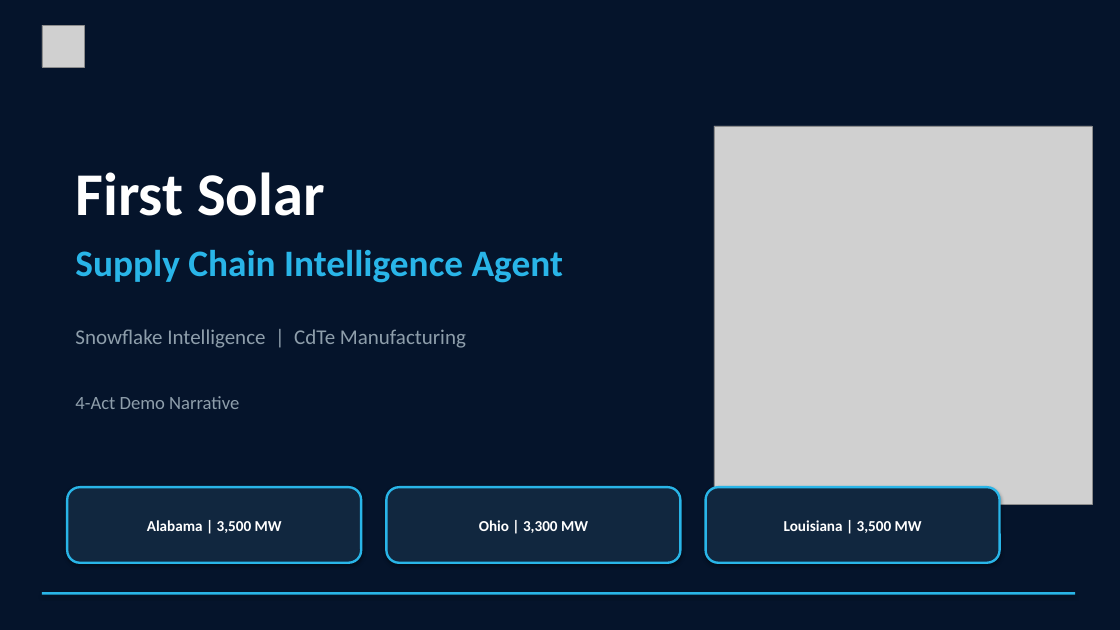
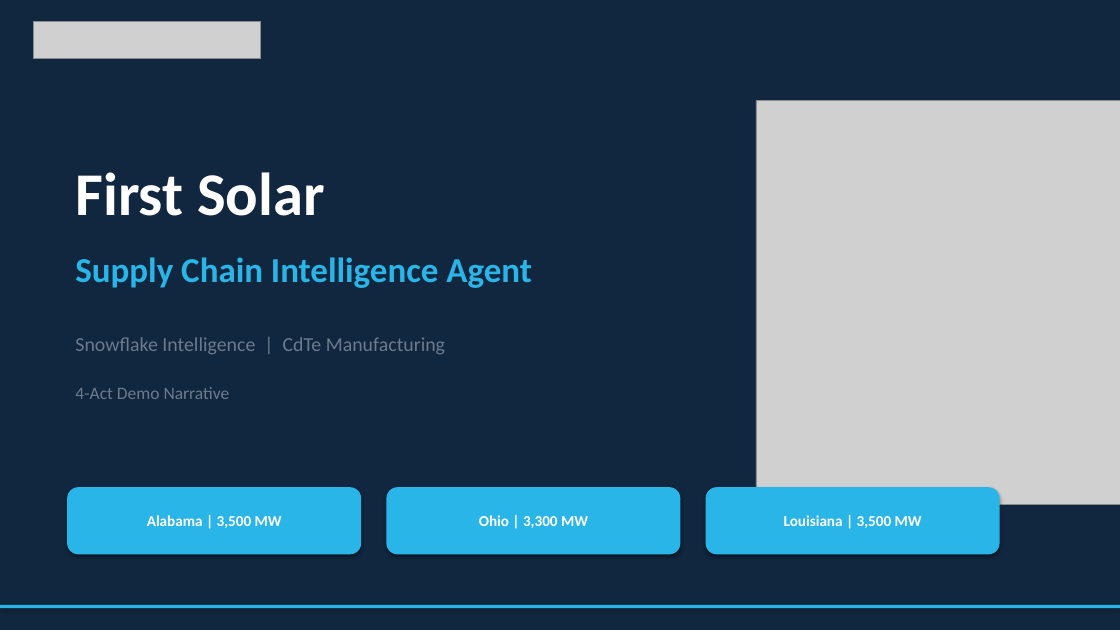
Before and after one commit to sfc-gh-sdickson/First-Solar, a slide deck: slide 1 of docs/First_Solar_Demo_Narrative.pptx. Drawn at 1120x630 pixels with LibreOffice and Linux fonts; fonts in the diff are those of the drawing; grey boxes stand for pictures. Boxes give left, top, right and bottom in pixels: in the first picture for what was removed or moved away, otherwise in the second. Text is boxed around its words. In the diff, an @@ line names an element or a change of style, - is before the commit and + after.

Commit message:
Fix PPTX: proper Snowflake logo (transparent PNG), light bg on content slides
Previous version had broken logo (opaque white square from bad SVG conversion).
Now uses properly extracted Snowflake snowflake icon with transparency plus
text-rendered wordmark. Light background on content slides, dark on title/reveal.

.... Generated with [Cortex Code](https://docs.snowflake.com/en/user-guide/cortex-code/cortex-code)

```diff
--- a/docs/First_Solar_Demo_Narrative.pptx
+++ b/docs/First_Solar_Demo_Narrative.pptx
@@ background #05142B to #11273F @@
@@ picture added at bbox=[34, 21, 260, 59] @@
@@ picture removed at bbox=[42, 25, 84, 67] @@
@@ picture: place and size @@
-picture at bbox=[714, 126, 1092, 504]
+picture at bbox=[756, 101, 1120, 504]
@@ text "Supply Chain Intelligence Agent": place and size @@
-text "Supply Chain Intelligence Agent" at bbox=[75, 250, 563, 283]
+text "Supply Chain Intelligence Agent" at bbox=[75, 257, 532, 288]
@@ text "Supply Chain Intelligence Agent" at bbox=[75, 257, 532, 288]: size 32 to 30 pt @@
@@ text "Snowflake Intelligence | CdTe Manufacturing": place and size @@
-text "Snowflake Intelligence | CdTe Manufacturing" at bbox=[75, 329, 466, 348]
+text "Snowflake Intelligence | CdTe Manufacturing" at bbox=[75, 337, 445, 354]
@@ text "Snowflake Intelligence | CdTe Manufacturing" at bbox=[75, 337, 445, 354]: size 18 to 17 pt, text colour #8E9EAB to #6B7B8D @@
@@ text "4-Act Demo Narrative": place and size @@
-text "4-Act Demo Narrative" at bbox=[75, 396, 239, 409]
+text "4-Act Demo Narrative" at bbox=[75, 387, 230, 399]
@@ text "4-Act Demo Narrative" at bbox=[75, 387, 230, 399]: size 16 to 15 pt, text colour #8E9EAB to #6B7B8D @@
@@ rounded rectangle "Alabama | 3,500 MW": place and size @@
-rounded rectangle "Alabama | 3,500 MW" at bbox=[67, 487, 361, 563]
+rounded rectangle "Alabama | 3,500 MW" at bbox=[67, 487, 361, 555]
@@ rounded rectangle "Ohio | 3,300 MW": place and size @@
-rounded rectangle "Ohio | 3,300 MW" at bbox=[386, 487, 681, 563]
+rounded rectangle "Ohio | 3,300 MW" at bbox=[386, 487, 681, 555]
@@ fill #11273F to #29B5E8; outline #29B5E8 2 pt to none in 3 elements at bbox=[67, 487, 361, 555], bbox=[386, 487, 681, 555], bbox=[706, 487, 1000, 555] @@
@@ rounded rectangle "Louisiana | 3,500 MW": place and size @@
-rounded rectangle "Louisiana | 3,500 MW" at bbox=[706, 487, 1000, 563]
+rounded rectangle "Louisiana | 3,500 MW" at bbox=[706, 487, 1000, 555]
@@ rectangle: place and size @@
-rectangle at bbox=[42, 592, 1075, 595]
+rectangle at bbox=[0, 605, 1120, 608]
```
Also in this commit, not shown: 11 other slides changed.
